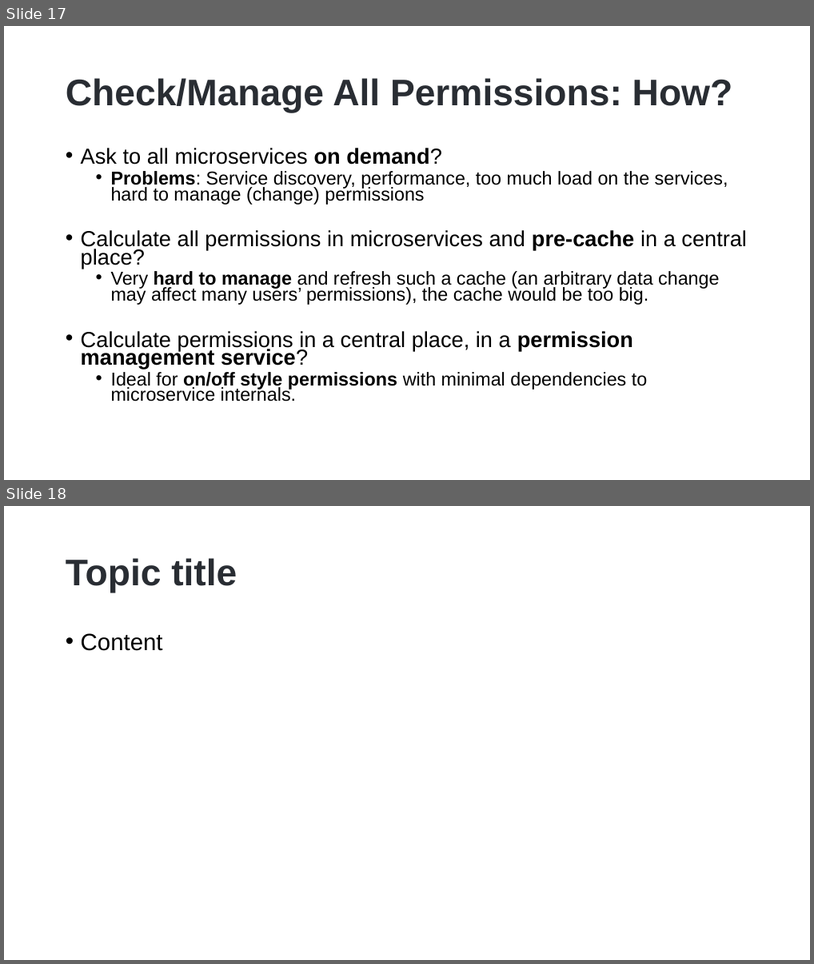
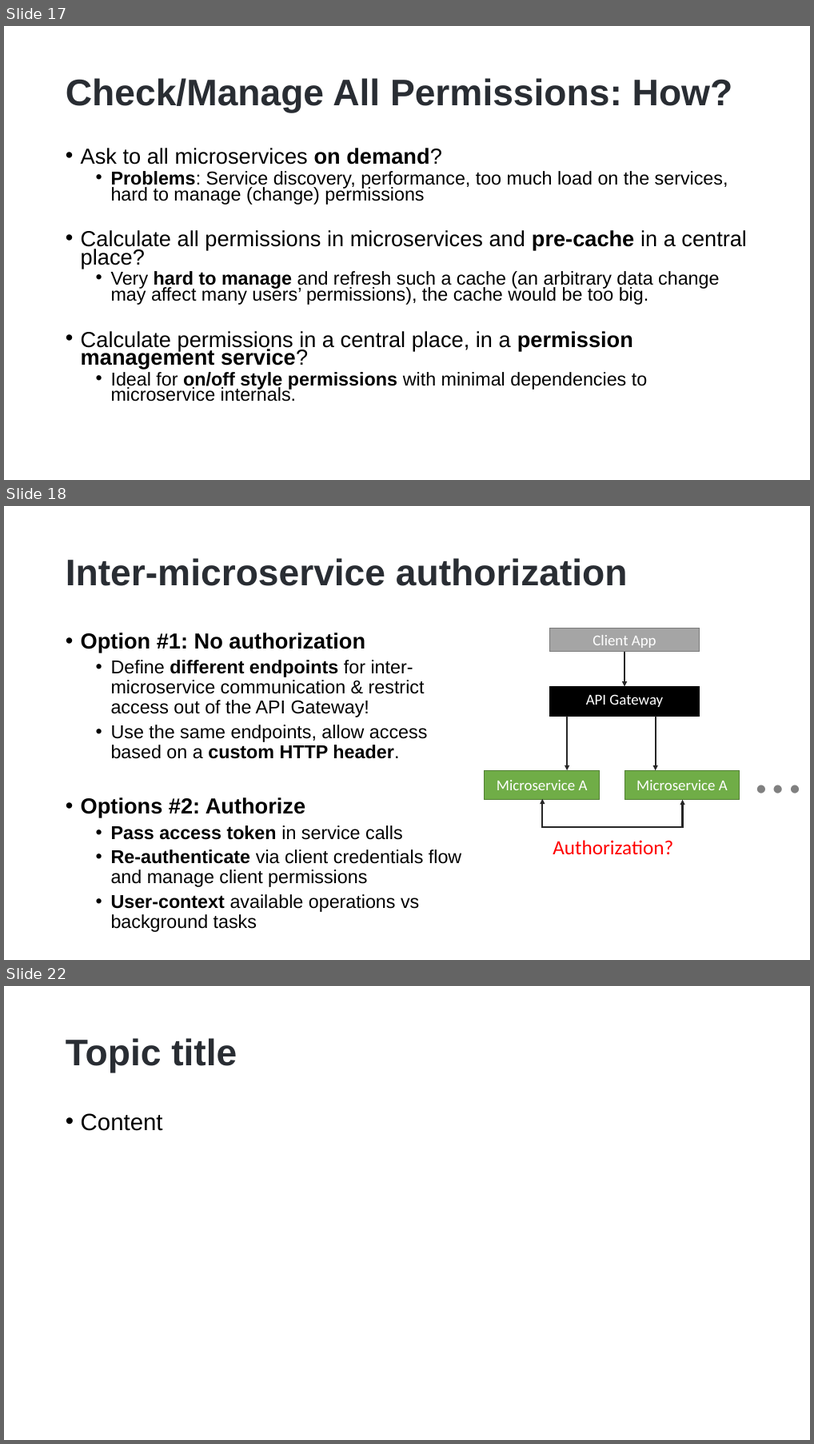
Before and after one commit to hikalkan/presentations, a slide deck: 2022-10-15 Authorization-In-Distributed-Systems/Authorization-In-Distributed-Systems.pptx. Shown one above the other, each under a label of ours: slides 17 and 18 before the commit, slides 17, 18 and 22 after it; the slides between them are not shown. The pictures are 814x964 and 814x1444 pixels, drawn with LibreOffice and Linux fonts; fonts in the diff are those of the drawing; background and template pictures are left out. Boxes give left, top, right and bottom in pixels: in the first picture for what was removed or moved away, otherwise in the second. Text is boxed around its words. In the diff, an @@ line names an element or a change of style, - is before the commit and + after.

```diff
--- a/2022-10-15 Authorization-In-Distributed-Systems/Authorization-In-Distributed-Systems.pptx
+++ b/2022-10-15 Authorization-In-Distributed-Systems/Authorization-In-Distributed-Systems.pptx
@@ slide 18 added at (4, 506, 810, 960), background picture (left out) @@
@@ title added at (66, 558, 628, 586), 44 pt, text #292D33, bold @@
+Inter-microservice authorization
@@ text added at (81, 632, 462, 932), 22.2 pt, text #000000 @@
+• Option #1: No authorization
+  • Define different endpoints for inter-microservice communication & restrict access out of the API Gateway!
+  • Use the same endpoints, allow access based on a custom HTTP header.
+• Options #2: Authorize
+  • Pass access token in service calls
+  • Re-authenticate via client credentials flow and manage client permissions
+  • User-context available operations vs background tasks
@@ rectangle added at (550, 628, 700, 651), fill #A5A5A5, outline #7A7A7A 1 pt, 18 pt, text #FFFFFF @@
+Client App
@@ arrow added from (626, 651) to (626, 686), #262626 2 pt @@
@@ rectangle added at (550, 686, 700, 716), fill #000000, outline #000000 1 pt, 18 pt, text #FFFFFF @@
+API Gateway
@@ arrow added from (567, 716) to (567, 770), #262626 2 pt @@
@@ arrow added from (656, 716) to (656, 770), #262626 2 pt @@
@@ text added at (750, 723, 809, 810), 80 pt, text #808080 @@
+…
@@ rectangle added at (485, 770, 600, 800), fill #70AD47, outline #538035 1 pt, 18 pt, text #FFFFFF @@
+Microservice A
@@ rectangle added at (626, 770, 740, 800), fill #70AD47, outline #538035 1 pt, 18 pt, text #FFFFFF @@
+Microservice A
@@ elbow double arrow added from (543, 799) to (682, 800), #262626 2 pt @@
@@ text added at (553, 840, 674, 855), 24 pt, text #FF0000 @@
+Authorization?
@@ what was slide 18 is now slide 22 @@
```
Also in this commit, not shown: 2 slides changed, 3 other slides added.
